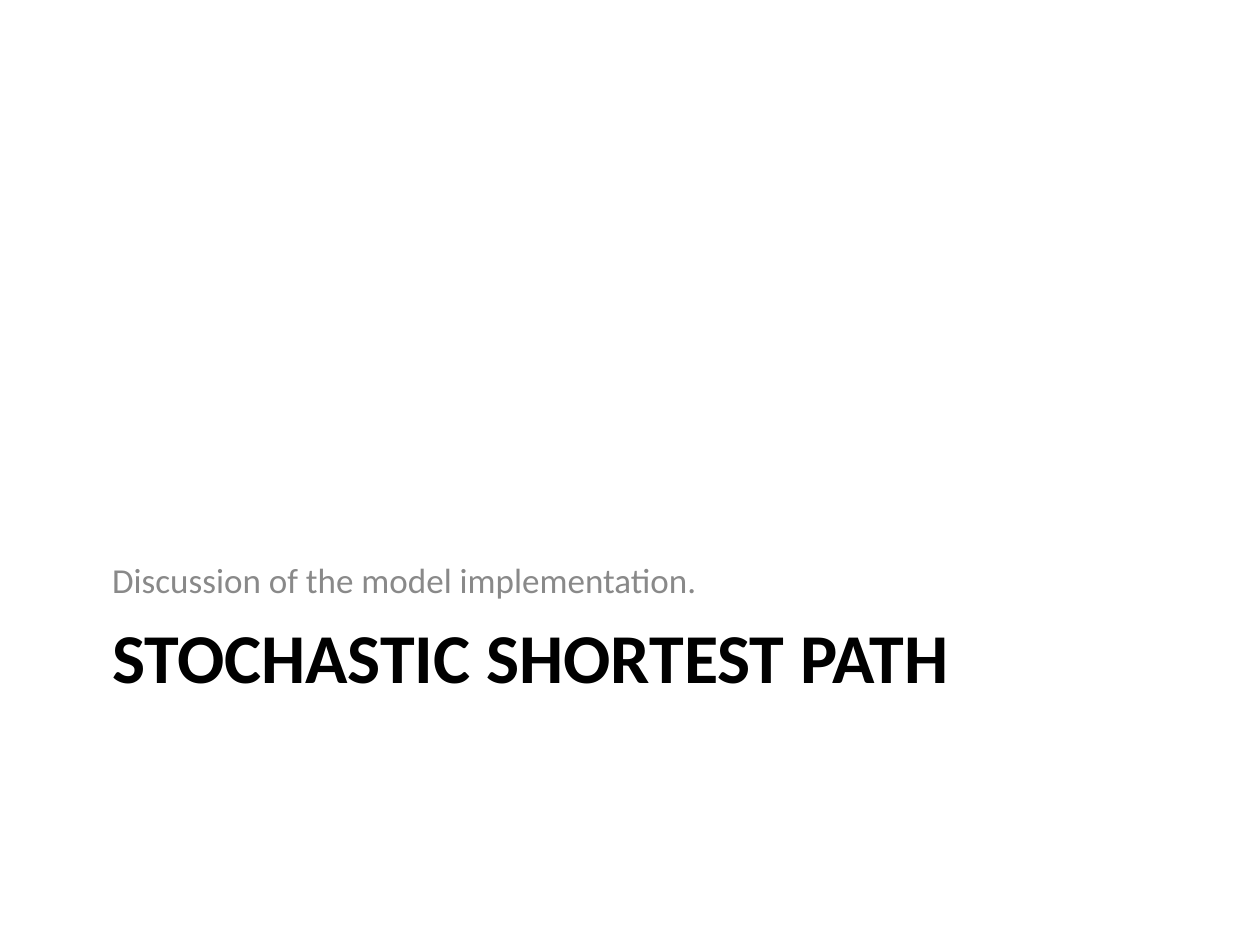
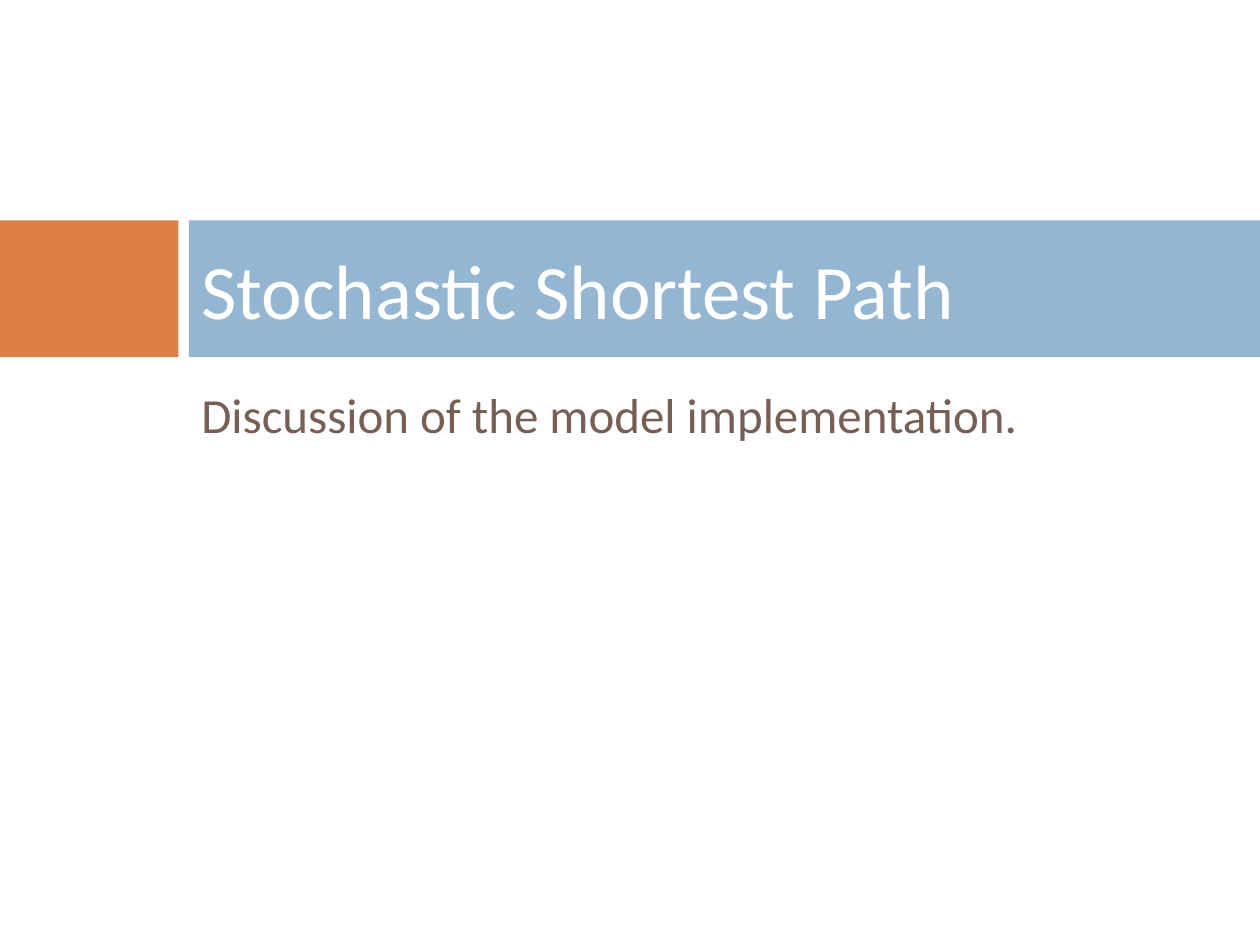
Before and after one commit to mazzas/School, a slide deck: slide 18 of SE4960/Journal Club/Minimum Latency Data Diffusion in Intermittently Connected Mobile.ppt. Drawn at 1260x945 pixels with LibreOffice and Linux fonts; fonts in the diff are those of the drawing; background and template pictures are left out. Boxes give left, top, right and bottom in pixels: in the first picture for what was removed or moved away, otherwise in the second. Text is boxed around its words. In the diff, an @@ line names an element or a change of style, - is before the commit and + after.

```diff
--- a/SE4960/Journal Club/Minimum Latency Data Diffusion in Intermittently Connected Mobile.ppt
+++ b/SE4960/Journal Club/Minimum Latency Data Diffusion in Intermittently Connected Mobile.ppt
@@ rectangle added at bbox=[0, 220, 179, 357], fill #DD8047 @@
@@ title "Stochastic Shortest Path" at bbox=[201, 265, 953, 320]: vertical alignment top to middle @@
@@ rectangle added at bbox=[189, 220, 1260, 357], fill #94B6D2 @@
@@ title at bbox=[201, 265, 953, 320]: text changed; size 40 to 44 pt; text colour #000000 to #FFFFFF; bold off @@
-STOCHASTIC SHORTEST PATH
+Stochastic Shortest Path
@@ text "Discussion of the model implementation.": place and size @@
-text "Discussion of the model implementation." at bbox=[112, 569, 696, 599]
+text "Discussion of the model implementation." at bbox=[201, 399, 1017, 441]
@@ text "Discussion of the model implementation." at bbox=[201, 399, 1017, 441]: size 20 to 28 pt, text colour #898989 to #775F55; more space between paragraphs; vertical alignment bottom to top @@
```
Also in this commit, not shown: 31 other slides changed, 5 slides added, 3 slides removed, 3 other files.
